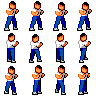
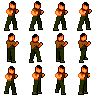
Two versions of the same layered image (96x96). Layer-by-layer changes:
added group "enemy" with 1 layers above "player" over [5, 8, 90, 94]
added layer "enemy #1" in group "enemy" over [5, 8, 90, 94]
moved "Pasted Layer #2" into group "player" over [79, 72, 88, 94]
moved "Pasted Layer #1" into group "player" over [56, 72, 65, 94]
moved "Pasted Layer" into group "player" over [33, 72, 42, 94]
moved "walk" into group "player" over [5, 73, 16, 94]
moved "walkup3" into group "player" over [78, 40, 88, 62]
moved "walkup2" into group "player" over [55, 40, 65, 62]
moved "walkup1" into group "player" over [30, 41, 41, 62]
moved "walkup0" into group "player" over [6, 40, 16, 62]
moved "idle.png" into group "player" over [5, 8, 90, 30]
